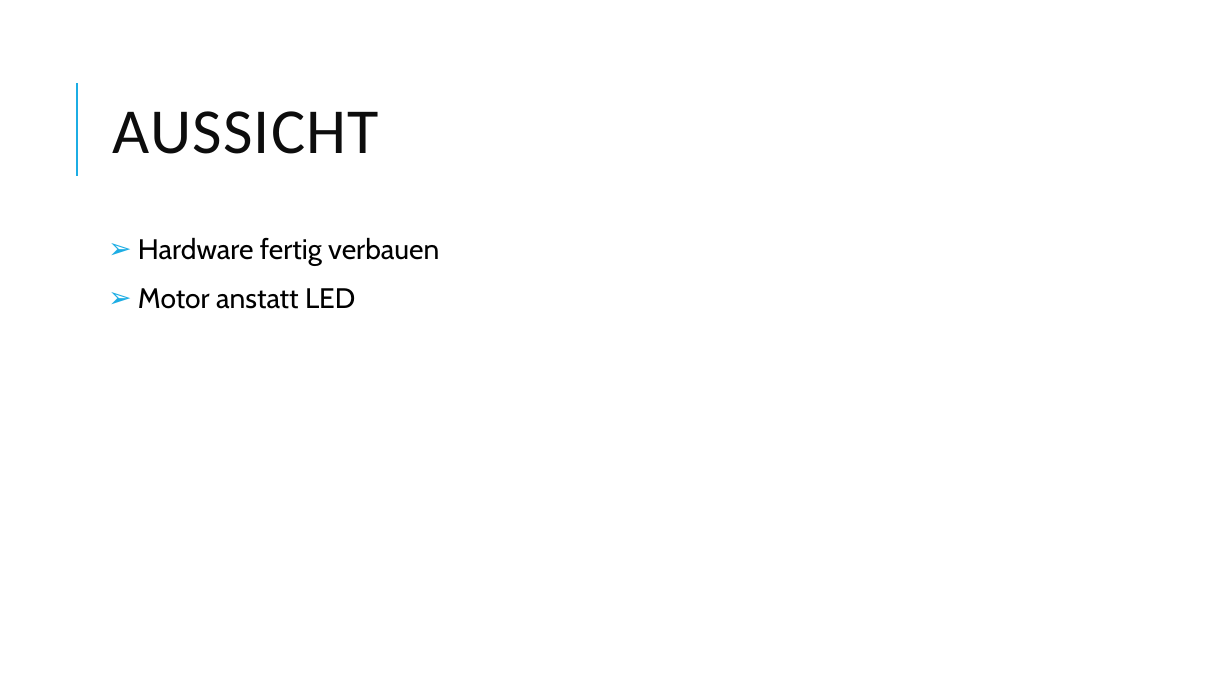
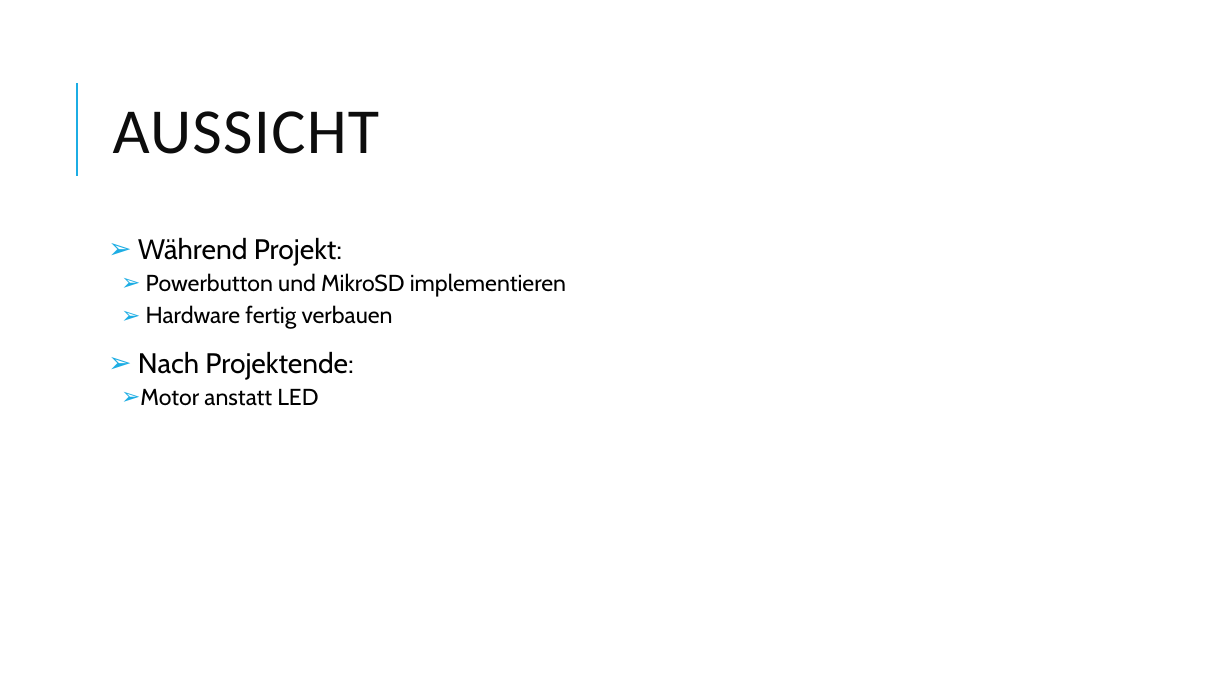
Before and after one commit to johannesdhbw/MC_Projekt, a slide deck: slide 12 of Präsentation/Microcomputertechnik.pptx. Drawn at 1232x693 pixels with LibreOffice and Linux fonts; fonts in the diff are those of the drawing. Boxes give left, top, right and bottom in pixels: in the first picture for what was removed or moved away, otherwise in the second. Text is boxed around its words. In the diff, an @@ line names an element or a change of style, - is before the commit and + after.

```diff
--- a/Präsentation/Microcomputertechnik.pptx
+++ b/Präsentation/Microcomputertechnik.pptx
@@ text at (138,237,566,297): paragraphs added @@
+➢ Während Projekt:
+  ➢ Powerbutton und MikroSD implementieren
@@ text at (140,305,393,406): size 22 to 18 pt in "Hardware fertig verbauen", "Motor anstatt LED"; list level 1 to 2 in "Hardware fertig verbauen"; list level 1 to 2 in "Motor anstatt LED" @@
@@ text at (138,351,353,380): paragraph added @@
+➢ Nach Projektende:
```
Also in this commit, not shown: 1 other slide changed, 3 other files.
